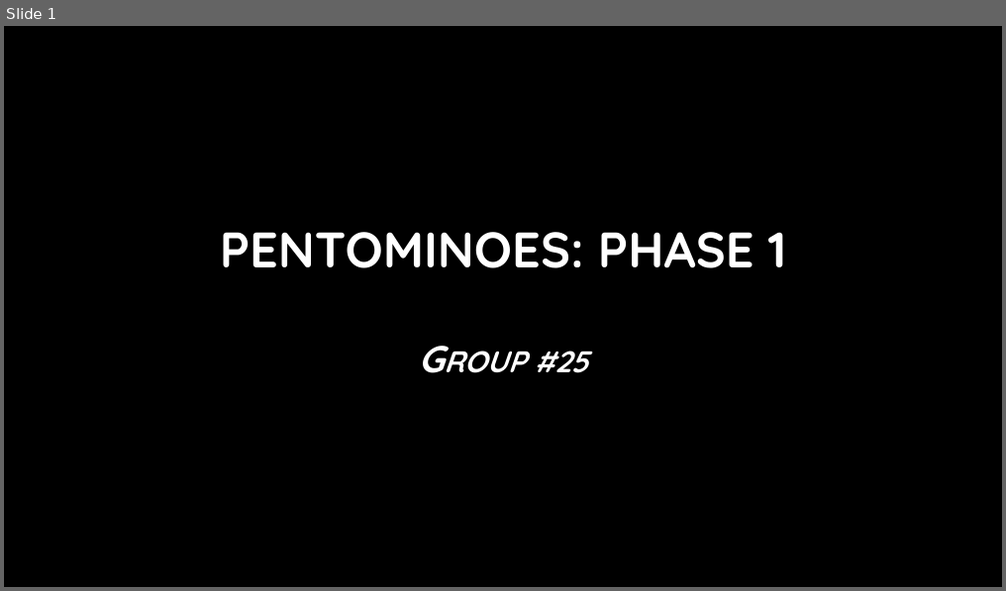
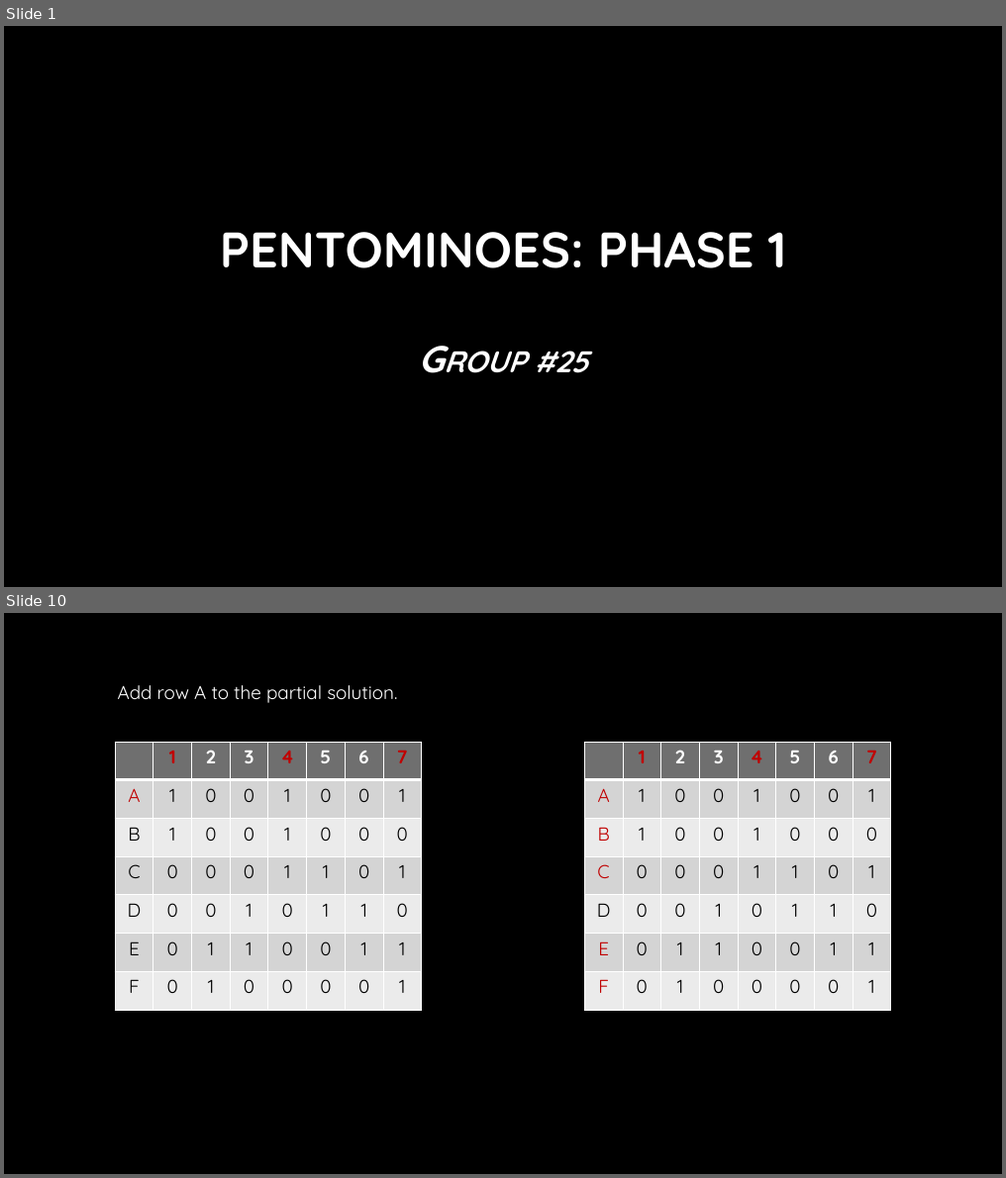
Before and after one commit to Hookz/pentominoes, a slide deck: Pentominoes.pptx. Shown one above the other, each under a label of ours: slide 1 before the commit, slides 1 and 10 after it; the slides between them are not shown. The pictures are 1006x591 and 1006x1178 pixels, drawn with LibreOffice and Linux fonts; fonts in the diff are those of the drawing; background and template pictures are left out. Boxes give left, top, right and bottom in pixels: in the first picture for what was removed or moved away, otherwise in the second. Text is boxed around its words. In the diff, an @@ line names an element or a change of style, - is before the commit and + after.

```diff
--- a/Pentominoes.pptx
+++ b/Pentominoes.pptx
@@ slide 10 added at <box>4,613,1002,1174</box>, background picture (left out) @@
@@ text added at <box>118,685,397,703</box>, 18 pt, text #FFFFFF @@
+Add row A to the partial solution.
@@ table added at <box>115,742,420,1010</box>, 7 rows, 8 columns @@
+ | 1 | 2 | 3 | 4 | 5 | 6 | 7
+A | 1 | 0 | 0 | 1 | 0 | 0 | 1
+B | 1 | 0 | 0 | 1 | 0 | 0 | 0
+C | 0 | 0 | 0 | 1 | 1 | 0 | 1
+D | 0 | 0 | 1 | 0 | 1 | 1 | 0
+E | 0 | 1 | 1 | 0 | 0 | 1 | 1
+F | 0 | 1 | 0 | 0 | 0 | 0 | 1
@@ table added at <box>585,742,890,1010</box>, 7 rows, 8 columns @@
+ | 1 | 2 | 3 | 4 | 5 | 6 | 7
+A | 1 | 0 | 0 | 1 | 0 | 0 | 1
+B | 1 | 0 | 0 | 1 | 0 | 0 | 0
+C | 0 | 0 | 0 | 1 | 1 | 0 | 1
+D | 0 | 0 | 1 | 0 | 1 | 1 | 0
+E | 0 | 1 | 1 | 0 | 0 | 1 | 1
+F | 0 | 1 | 0 | 0 | 0 | 0 | 1
```
Also in this commit, not shown: 5 slides changed, 11 other slides added, 3 slides removed.
